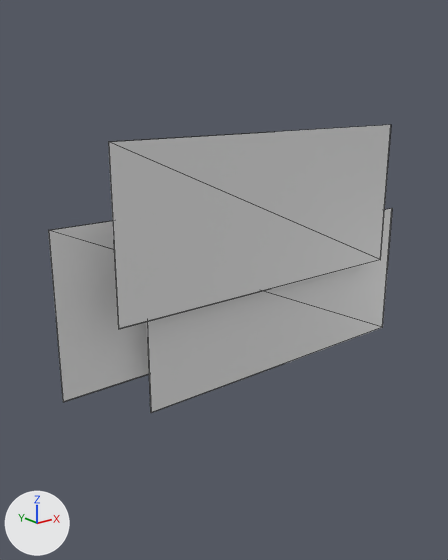
An edit to the glTF model billete-capitulo-5-03/billete-capitulo-5-03.glb, drawn before and after from the same camera.
The view is the same before and after, from a camera (50 mm lens) standing at (-0.425, -0.54, 0.225) and looking at (0.012, 0.006, 0.007). Every picture has the same lights, and +X, +Y and +Z are marked at lower left. Mesh edges are drawn as thin lines.
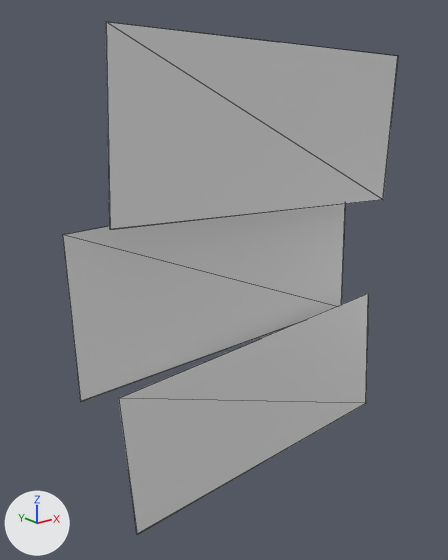
Boxes (x1, y1, x2, y2) around the edits, measured in the pictures (448 x 560 px):
'Mesh_0002', moved, turned: before (108, 125, 391, 329); after (106, 22, 398, 230)
'Mesh_0001', moved, turned: before (147, 208, 392, 413); after (119, 294, 368, 534)
'Mesh_0', moved, turned: before (48, 221, 149, 402); after (63, 204, 345, 402)

Diff of the bpy script that builds the scene:
```diff
--- a/billete-capitulo-5-03/billete-capitulo-5-03.glb.py
+++ b/billete-capitulo-5-03/billete-capitulo-5-03.glb.py
@@ ob_mesh_0 @@
 ob_mesh_0.parent = ob_scene
-ob_mesh_0.location = (0.0, 0.0, 0.00948)
+ob_mesh_0.location = (0.0159, 0.0, 0.00948)
+ob_mesh_0.rotation_euler = (0.0, -0.0302, 0.0)  # degrees (0, -1.7, 0)
@@ ob_mesh_0001 @@
 ob_mesh_0001.parent = ob_scene
-ob_mesh_0001.location = (0.0896, -0.0202, -0.0254)
+ob_mesh_0001.location = (0.0578, -0.0202, -0.157)
+ob_mesh_0001.rotation_euler = (0.0, -0.0758, 0.0)  # degrees (0, -4.3, 0)
@@ ob_mesh_0002 @@
 ob_mesh_0002.parent = ob_scene
-ob_mesh_0002.location = (0.0453, -0.0401, 0.0897)
+ob_mesh_0002.location = (0.0453, -0.0401, 0.18)
+ob_mesh_0002.rotation_euler = (0.0, 0.041, 0.0)  # degrees (0, 2.3, 0)
```
